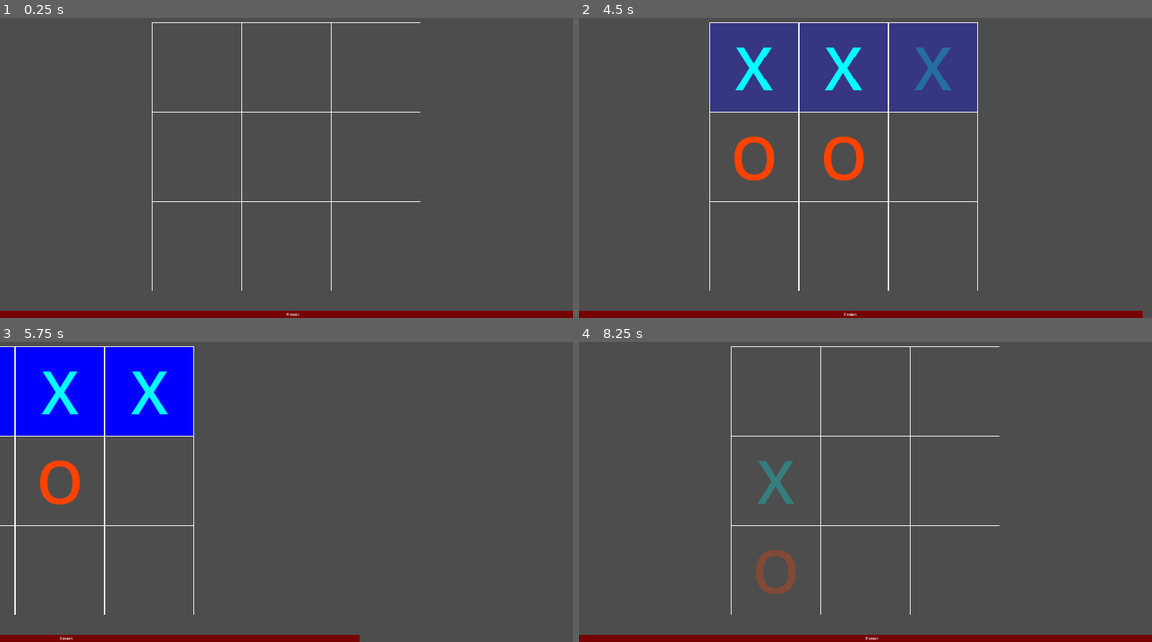
Above: before the commit, frames 1-4 (two rows, left to right).
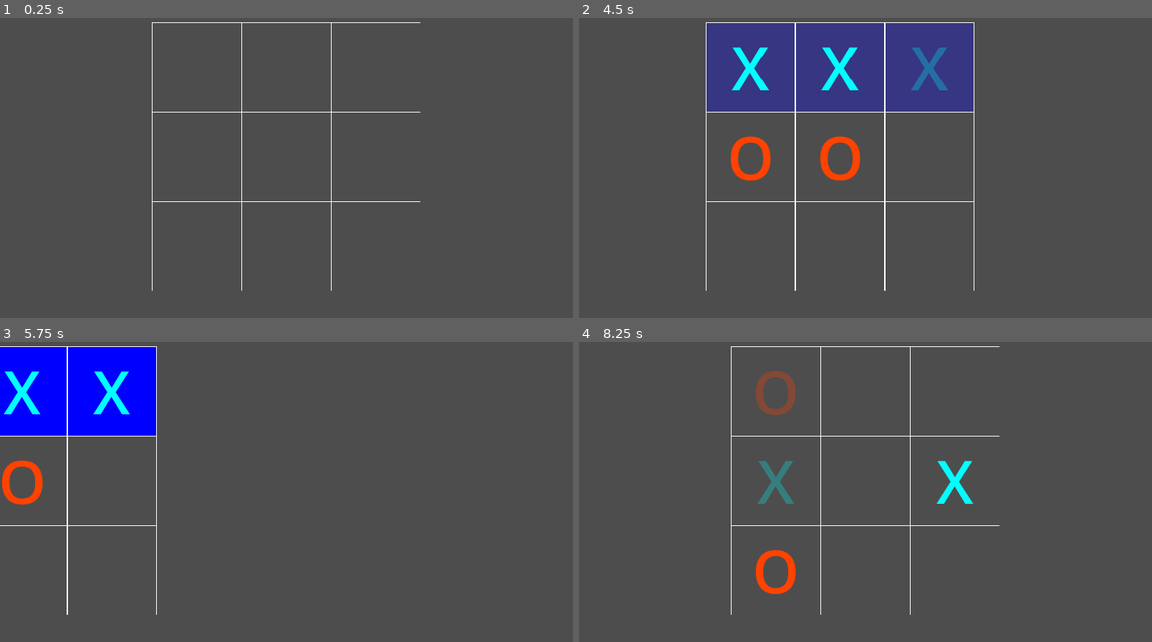
Above: after the commit, the same moments.

Repository: dennis-lincango/RespaldoGame
Game: Godot game, scene res://src/minigames/tic_tac_toe/tic_tac_toe.tscn
Same seed, same stepped clock (60 frames per second), same inputs: the game is played once before the commit and once after it.
Inputs (mouse positions are in pixels of both pictures, inside the frame that each line leads up to):
- Up to frame 1 (0.25 s): no input
- Up to frame 2 (4.5 s): click (871, 315) at 0.5 s, where only the run before the commit has a clickable "Restart"; click (871, 315) at 1.25 s, where only the run before the commit has a clickable "Restart"; click (871, 315) at 2 s, where only the run before the commit has a clickable "Restart"; click (773, 66) at 2.75 s; click (865, 66) at 3.52 s; click (957, 66) at 4.27 s
- Up to frame 3 (5.75 s): click "O" at 5 s
- Up to frame 4 (8.25 s): click "O" at 5.75 s; click (607, 480) at 6.52 s; move the mouse to (991, 465) at 7.27 s; click (991, 465) at 7.42 s; click (773, 480) at 8.02 s

The runs differ from the first frame. In frame 1, 2.4% of the frame differs, in the area x 0-100%, y 97-100%; in frame 2, 5.8%; in frame 3, 6.6%, in the area x 0-63%, y 1-100%; in frame 4, 3.7%.

Commit message:
fix: time of transition

Diff:
--- a/src/minigames/tic_tac_toe/tic_tac_toe.tscn
+++ b/src/minigames/tic_tac_toe/tic_tac_toe.tscn
@@ -1,10 +1,10 @@
-[gd_scene load_steps=7 format=3 uid="uid://cgtbpgksycu1a"]
+[gd_scene load_steps=5 format=3 uid="uid://cgtbpgksycu1a"]
 
 [ext_resource type="Script" path="res://src/minigames/tic_tac_toe/tic_tac_toe.gd" id="1_bqh2c"]
 
 [sub_resource type="Animation" id="Animation_wlyu5"]
 resource_name = "slide_transition"
-length = 3.5
+length = 3.0
 tracks/0/type = "method"
 tracks/0/imported = false
 tracks/0/enabled = true
@@ -23,7 +23,7 @@
 tracks/1/interp = 1
 tracks/1/loop_wrap = true
 tracks/1/keys = {
-"times": PackedFloat32Array(0, 3.5),
+"times": PackedFloat32Array(0, 3),
 "transitions": PackedFloat32Array(1, 1),
 "update": 0,
 "values": [Vector2(0, 0), Vector2(-1920, 0)]
@@ -49,11 +49,6 @@
 "RESET": SubResource("Animation_vush3"),
 "slide_transition": SubResource("Animation_wlyu5")
 }
-
-[sub_resource type="StyleBoxFlat" id="StyleBoxFlat_ocfh0"]
-bg_color = Color(0.458824, 0, 0, 1)
-
-[sub_resource type="StyleBoxEmpty" id="StyleBoxEmpty_go4it"]
 
 [node name="TicTacToe" type="Control"]
 layout_mode = 3
@@ -88,24 +83,4 @@
 theme_override_constants/v_separation = 0
 columns = 3
 
-[node name="RestartButton" type="Button" parent="."]
-layout_mode = 1
-anchors_preset = 12
-anchor_top = 1.0
-anchor_right = 1.0
-anchor_bottom = 1.0
-offset_top = -25.0
-offset_right = 43.0
-grow_horizontal = 2
-grow_vertical = 0
-mouse_default_cursor_shape = 2
-theme_override_colors/font_color = Color(1, 1, 1, 1)
-theme_override_font_sizes/font_size = 12
-theme_override_styles/normal = SubResource("StyleBoxFlat_ocfh0")
-theme_override_styles/hover = SubResource("StyleBoxFlat_ocfh0")
-theme_override_styles/pressed = SubResource("StyleBoxFlat_ocfh0")
-theme_override_styles/focus = SubResource("StyleBoxEmpty_go4it")
-text = "Restart"
-
 [connection signal="animation_finished" from="TransitionPlayer" to="." method="_on_animation_player_animation_finished"]
-[connection signal="pressed" from="RestartButton" to="." method="_on_restart_button_pressed"]
